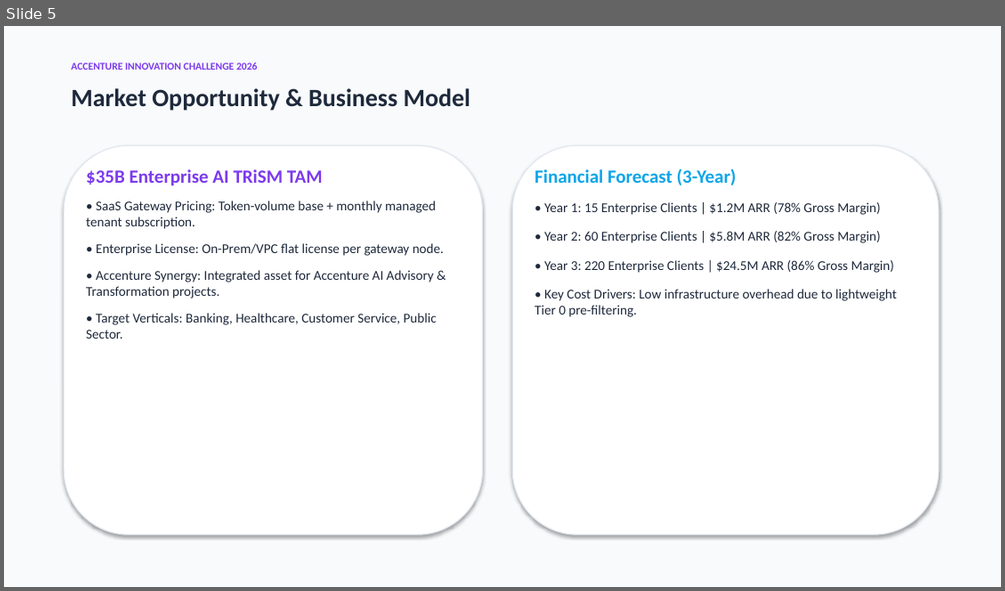
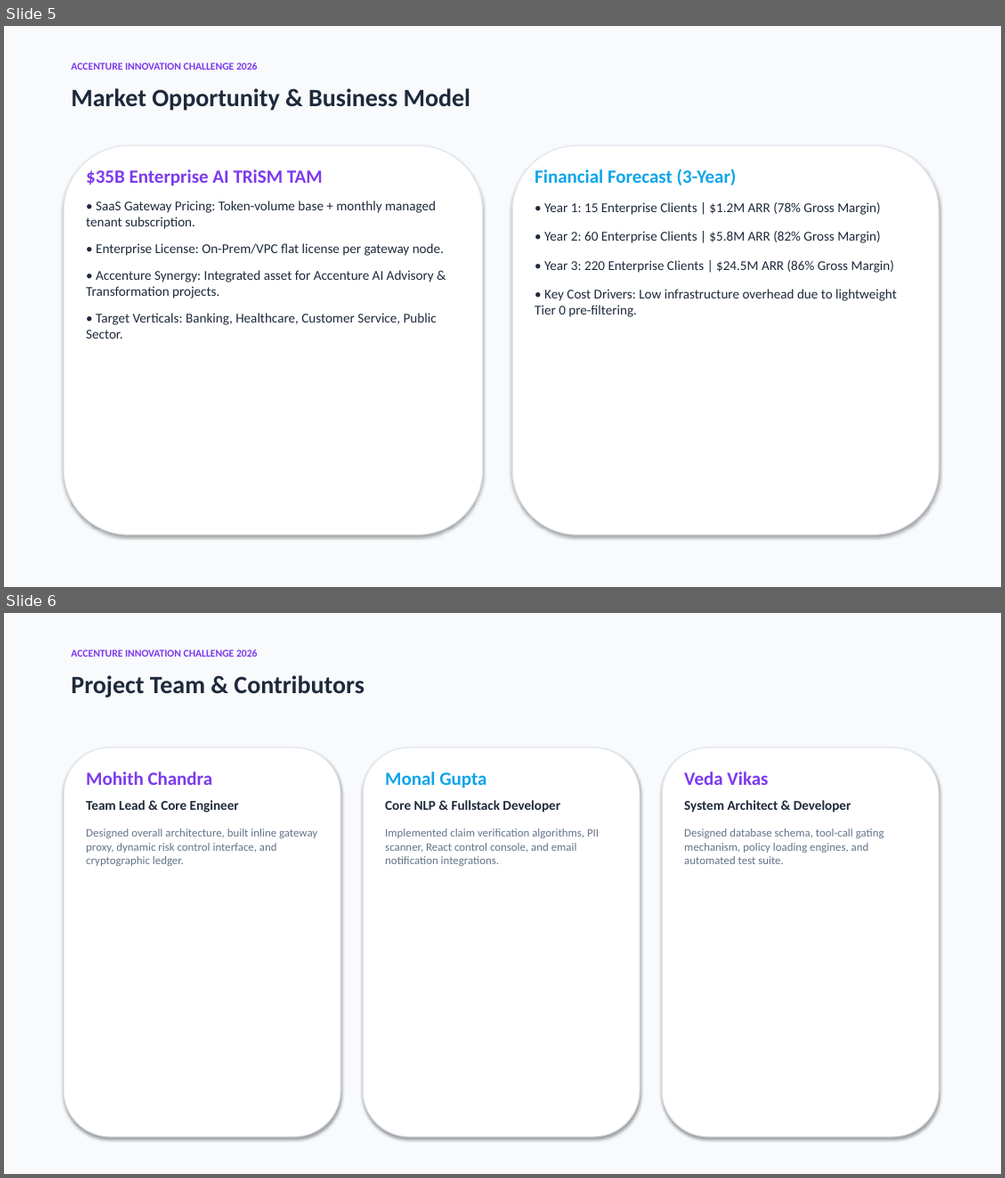
Before and after one commit to MohithChandra07/Control-Plane-AIC, a slide deck: ControlPlane_Business_Proposal.pptx. Shown one above the other, each under a label of ours: slide 5 before the commit, slides 5 and 6 after it. The pictures are 1005x591 and 1005x1178 pixels, drawn with LibreOffice and Linux fonts; fonts in the diff are those of the drawing. Boxes give left, top, right and bottom in pixels: in the first picture for what was removed or moved away, otherwise in the second. Text is boxed around its words. In the diff, an @@ line names an element or a change of style, - is before the commit and + after.

Commit message:
Update project team details and test counts in README, PDFs, and PPTX

```diff
--- a/ControlPlane_Business_Proposal.pptx
+++ b/ControlPlane_Business_Proposal.pptx
@@ slide 6 added at <box>4,613,1001,1174</box>, background #F8FAFC @@
@@ text added at <box>71,649,258,657</box>, 10 pt, text #7C3AED, bold @@
+ACCENTURE INNOVATION CHALLENGE 2026
@@ text added at <box>71,675,364,698</box>, 24 pt, text #1E293B, bold @@
+Project Team & Contributors
@@ rounded rectangle added at <box>64,747,340,1136</box>, fill #FFFFFF, outline #E2E8F0 1 pt @@
@@ text added at <box>86,771,317,866</box>, 11 pt, text #64748B @@
+Mohith Chandra
+Team Lead & Core Engineer
+Designed overall architecture, built inline gateway proxy, dynamic risk control interface, and cryptographic ledger.
@@ rounded rectangle added at <box>363,747,639,1136</box>, fill #FFFFFF, outline #E2E8F0 1 pt @@
@@ text added at <box>385,771,599,866</box>, 11 pt, text #64748B @@
+Monal Gupta
+Core NLP & Fullstack Developer
+Implemented claim verification algorithms, PII scanner, React control console, and email notification integrations.
@@ rounded rectangle added at <box>662,747,938,1136</box>, fill #FFFFFF, outline #E2E8F0 1 pt @@
@@ text added at <box>684,771,884,864</box>, 11 pt, text #64748B @@
+Veda Vikas
+System Architect & Developer
+Designed database schema, tool-call gating mechanism, policy loading engines, and automated test suite.
```
Also in this commit, not shown: 1 slide changed, 6 other files.
